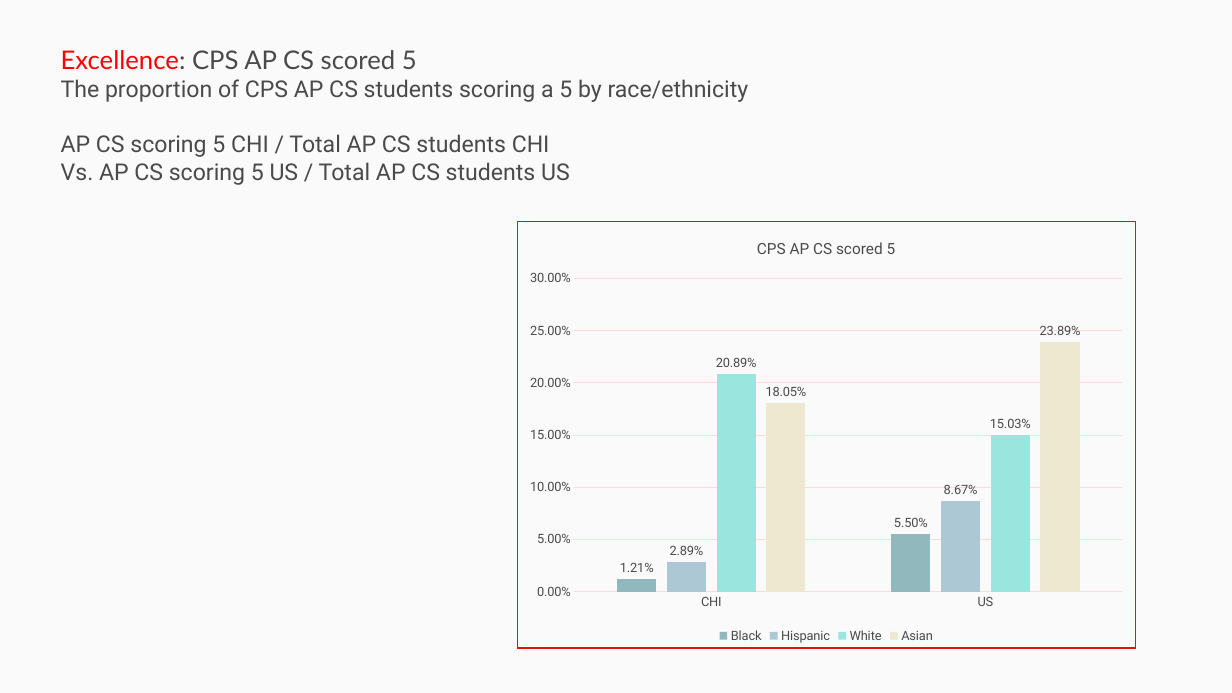
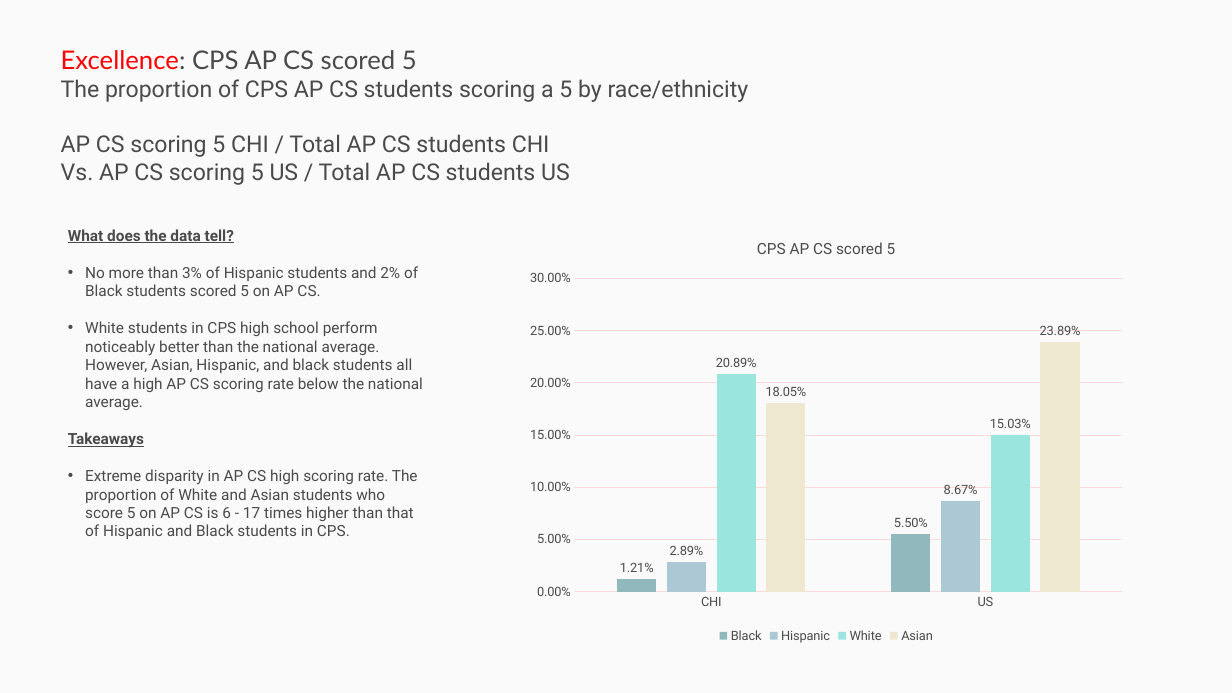
Before and after one commit to p33chicago/P33-DEI-dashboard-project, a slide deck: slide 15 of docs/Deep diving plots.pptx (slide 16 before the commit). Drawn at 1232x693 pixels with LibreOffice and Linux fonts; fonts in the diff are those of the drawing. Boxes give left, top, right and bottom in pixels: in the first picture for what was removed or moved away, otherwise in the second. Text is boxed around its words. In the diff, an @@ line names an element or a change of style, - is before the commit and + after.

```diff
--- a/docs/Deep diving plots.pptx
+++ b/docs/Deep diving plots.pptx
@@ rectangle removed at (0,0,1232,693) @@
@@ text added at (68,229,423,539), 12 pt, text #4A4A4A @@
+What does the data tell?
+• No more than 3% of Hispanic students and 2% of Black students scored 5 on AP CS.
+• White students in CPS high school perform noticeably better than the national average. However, Asian, Hispanic, and black students all have a high AP CS scoring rate below the national average.
+Takeaways
+• Extreme disparity in AP CS high scoring rate. The proportion of White and Asian students who score 5 on AP CS is 6 - 17 times higher than that of Hispanic and Black students in CPS.
@@ rectangle removed at (518,222,1135,649) @@
```
Also in this commit, not shown: 4 other slides changed, 1 slide removed.
